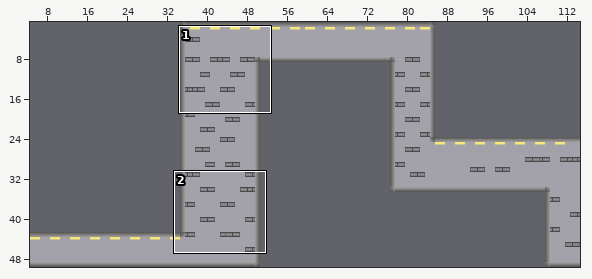
Tiled map, stored at lvl/level1map.tmx. Above: a wide view before the commit, with the close-up outlined.
Close-up. Old version:
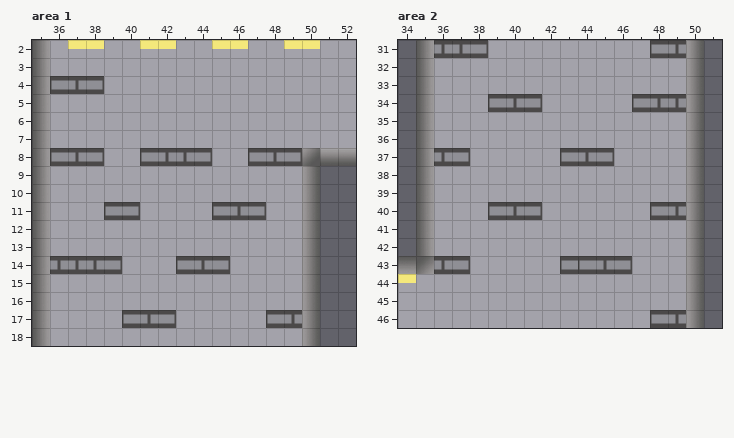
Cells are 32x32 px. Shown: area 1 x 35..52, y 2..18; area 2 x 34..51, y 31..46. The commit also changed other parts of the map, which this record leaves out.
New version:
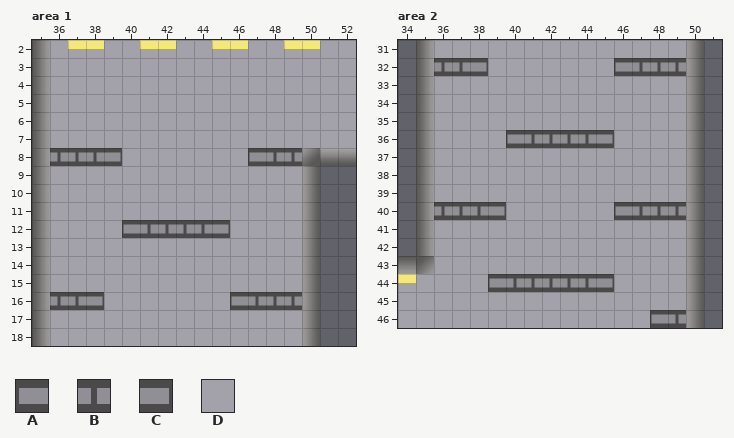
Key: from "level tileset": A 2, B 3, C 4, D 144.
_ is an empty cell.
Tiles replaced or removed in this view: A, B, C, D.
Edits made:
Changed rows in their new state; . is an unchanged cell.
Layer "tiles", area 1:
first column x 36:
 4 DDD
first column x 36:
 8 B.BC.DDDD....B
11 ...DD....DDD..
12 ....ABBBBC....
14 DDDD...DDD....
16 BBC.......ABBB
17 ....DDD.....DD
Layer "tiles", area 2:
first column x 36:
31 DDD.........DD
32 BBC.......ABBB
34 ...DDD.....DDD
36 ....ABBBBC....
37 DD.....DDD....
40 BBBCDD....ABB.
43 DD.....DDDD...
44 ...ABBBBBC....
